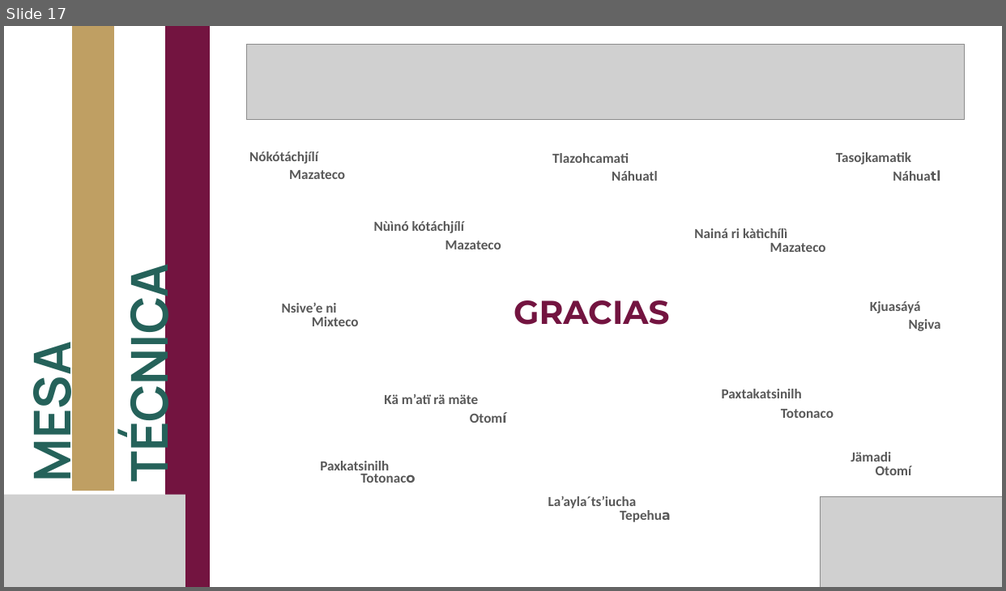
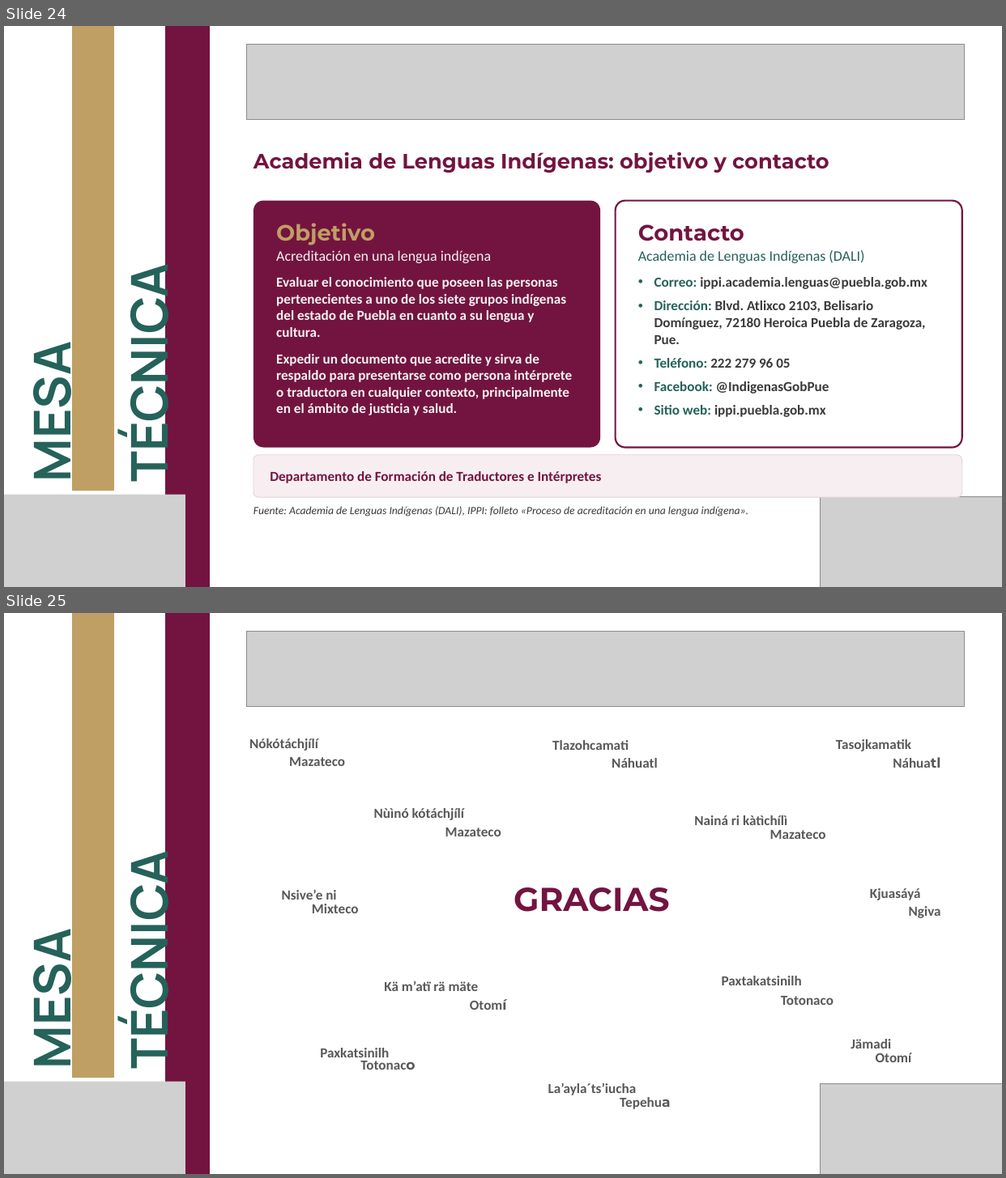
Before and after one commit to MIGUEL-TGH/proyecto-ippi, a slide deck: presupuesto-transversal/2026-11-04 - presentacion-mesa-tecnica-ippi-secihti.pptx. Shown one above the other, each under a label of ours: slide 17 before the commit, slides 24 and 25 after it. The pictures are 1006x591 and 1006x1178 pixels, drawn with LibreOffice and Linux fonts; fonts in the diff are those of the drawing; grey boxes stand for pictures; background and template pictures are left out. Boxes give left, top, right and bottom in pixels: in the first picture for what was removed or moved away, otherwise in the second. Text is boxed around its words. In the diff, an @@ line names an element or a change of style, - is before the commit and + after.

```diff
--- a/presupuesto-transversal/2026-11-04 - presentacion-mesa-tecnica-ippi-secihti.pptx
+++ b/presupuesto-transversal/2026-11-04 - presentacion-mesa-tecnica-ippi-secihti.pptx
@@ slide 24 added at box(4, 26, 1002, 587), background picture (left out) @@
@@ freeform shape added at box(72, 26, 115, 491), fill #BF9F63 @@
@@ freeform shape added at box(165, 26, 210, 587), fill #731440 @@
@@ picture added at box(246, 45, 964, 119) @@
@@ text added at box(253, 152, 829, 173), 30 pt, text #731440, bold @@
+Academia de Lenguas Indígenas: objetivo y contacto
@@ rounded rectangle added at box(253, 201, 600, 448), fill #731440, 20 pt, text #F2F2F2, bold @@
+Objetivo
+Acreditación en una lengua indígena
+Evaluar el conocimiento que poseen las personas pertenecientes a uno de los siete grupos indígenas del estado de Puebla en cuanto a su lengua y cultura.
+Expedir un documento que acredite y sirva de respaldo para presentarse como persona intérprete o traductora en cualquier contexto, principalmente en el ámbito de justicia y salud.
@@ rounded rectangle added at box(616, 201, 962, 448), fill #FFFFFF, outline #731440 2.5 pt, 20 pt, text #3A3A3A, bold @@
+Contacto
+Academia de Lenguas Indígenas (DALI)
+• Correo: ippi.academia.lenguas@puebla.gob.mx
+• Dirección: Blvd. Atlixco 2103, Belisario Domínguez, 72180 Heroica Puebla de Zaragoza, Pue.
+• Teléfono: 222 279 96 05
+• Facebook: @IndigenasGobPue
+• Sitio web: ippi.puebla.gob.mx
@@ text added at box(113, 285, 183, 476), 73.3 pt, text #25625A, bold @@
+TÉCNICA
@@ text added at box(16, 356, 86, 478), 73.3 pt, text #25625A, bold @@
+MESA
@@ rounded rectangle added at box(253, 455, 962, 497), fill #F7EEF2, outline #E4CFD9 1 pt, 20 pt, text #731440, bold @@
+Departamento de Formación de Traductores e Intérpretes
@@ picture added at box(4, 494, 185, 587) @@
@@ text added at box(253, 506, 748, 517), 16 pt, text #3A3A3A, italic @@
+Fuente: Academia de Lenguas Indígenas (DALI), IPPI: folleto «Proceso de acreditación en una lengua indígena».
@@ picture added at box(820, 497, 1002, 587) @@
@@ what was slide 17 is now slide 25 @@
```
Also in this commit, not shown: 7 other slides added, 3 other files.
